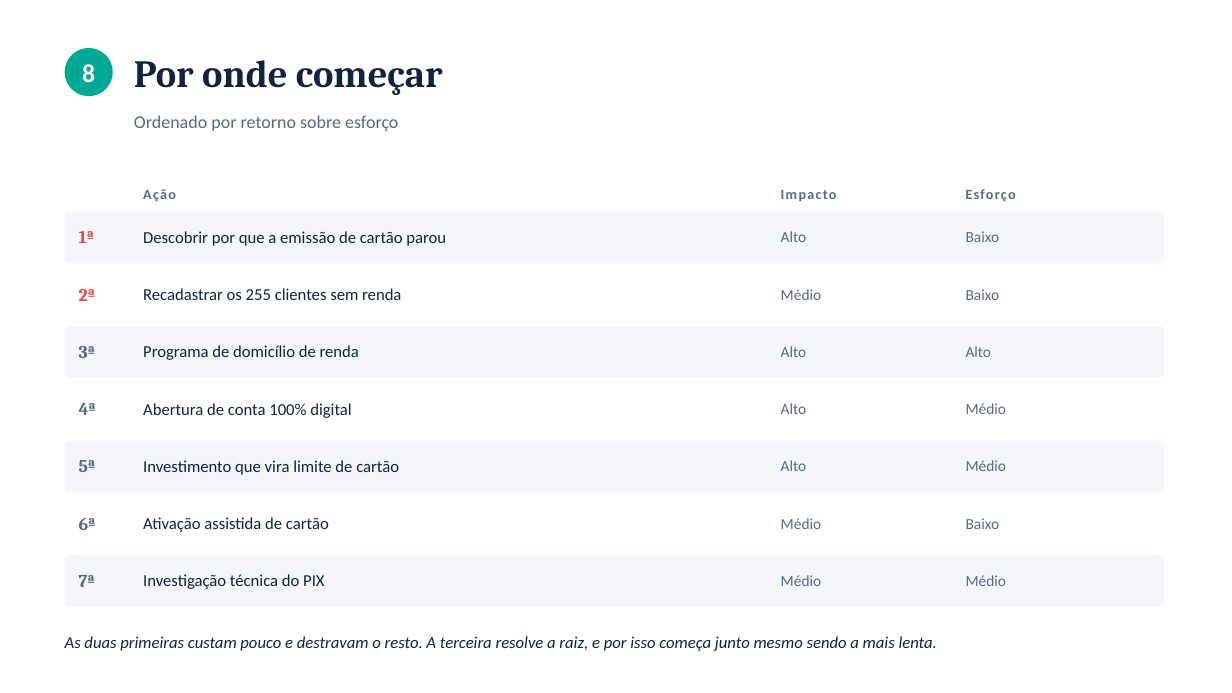
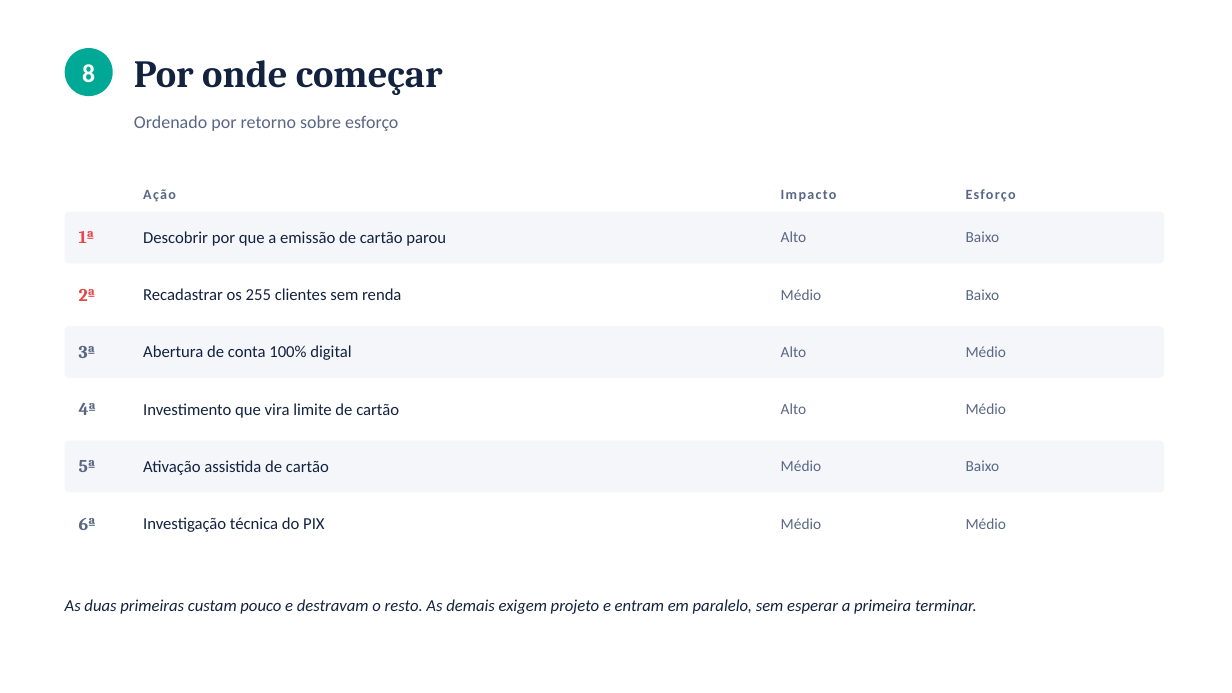
Before and after one commit to Kadayann/Master-Card-Challenge, a slide deck: slide 10 of Priceless_Bank_Apresentacao.pptx. Drawn at 1232x693 pixels with LibreOffice and Linux fonts; fonts in the diff are those of the drawing. Boxes give left, top, right and bottom in pixels: in the first picture for what was removed or moved away, otherwise in the second. Text is boxed around its words. In the diff, an @@ line names an element or a change of style, - is before the commit and + after.

```diff
--- a/Priceless_Bank_Apresentacao.pptx
+++ b/Priceless_Bank_Apresentacao.pptx
@@ text "Abertura de conta 100% digital": place and size @@
-text "Abertura de conta 100% digital" at box(143, 403, 351, 418)
+text "Abertura de conta 100% digital" at box(143, 345, 351, 360)
@@ text removed at box(143, 345, 359, 360) @@
-Programa de domicílio de renda
@@ text at box(966, 346, 1006, 357): text changed @@
-Alto
+Médio
@@ text added at box(143, 403, 399, 418), 13 pt, text #13223F @@
+Investimento que vira limite de cartão
@@ text "Baixo": place and size @@
-text "Baixo" at box(966, 518, 1000, 529)
+text "Baixo" at box(966, 460, 1000, 471)
@@ text at box(143, 460, 329, 475): text changed @@
-Investimento que vira limite de cartão
+Ativação assistida de cartão
@@ text at box(781, 460, 821, 471): text changed @@
-Alto
+Médio
@@ text "Investigação técnica do PIX": place and size @@
-text "Investigação técnica do PIX" at box(143, 574, 324, 589)
+text "Investigação técnica do PIX" at box(143, 517, 324, 532)
@@ text "Médio": place and size @@
-text "Médio" at box(966, 460, 1006, 471)
+text "Médio" at box(966, 518, 1006, 529)
@@ text removed at box(143, 517, 329, 532) @@
-Ativação assistida de cartão
@@ rounded rectangle removed at box(65, 555, 1165, 607) @@
@@ text at box(65, 599, 977, 614): text changed @@
-As duas primeiras custam pouco e destravam o resto. A terceira resolve a raiz, e por isso começa junto mesmo sendo a mais lenta.
+As duas primeiras custam pouco e destravam o resto. As demais exigem projeto e entram em paralelo, sem esperar a primeira terminar.
@@ text removed at box(79, 575, 95, 587) @@
-7ª
@@ text removed at box(781, 575, 821, 586) @@
-Médio
@@ text removed at box(966, 575, 1006, 586) @@
-Médio
```
Also in this commit, not shown: 1 other slide changed.
